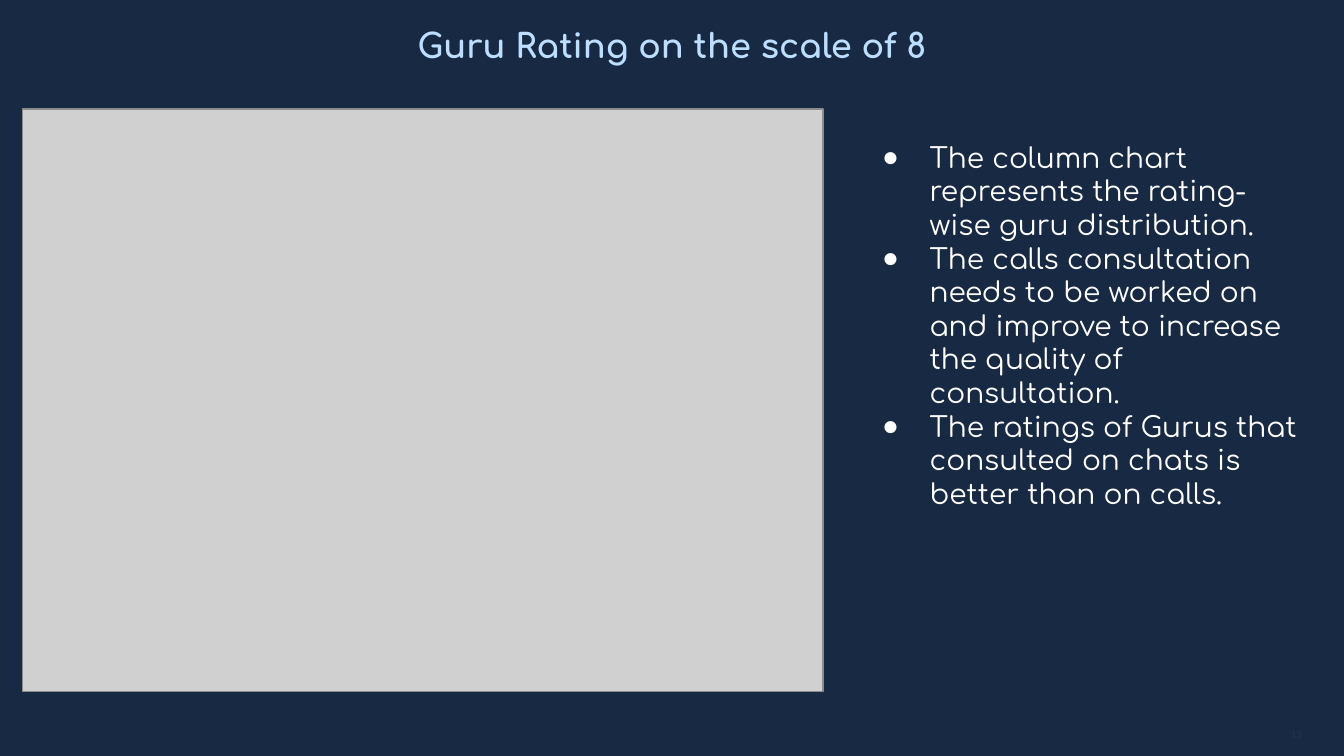
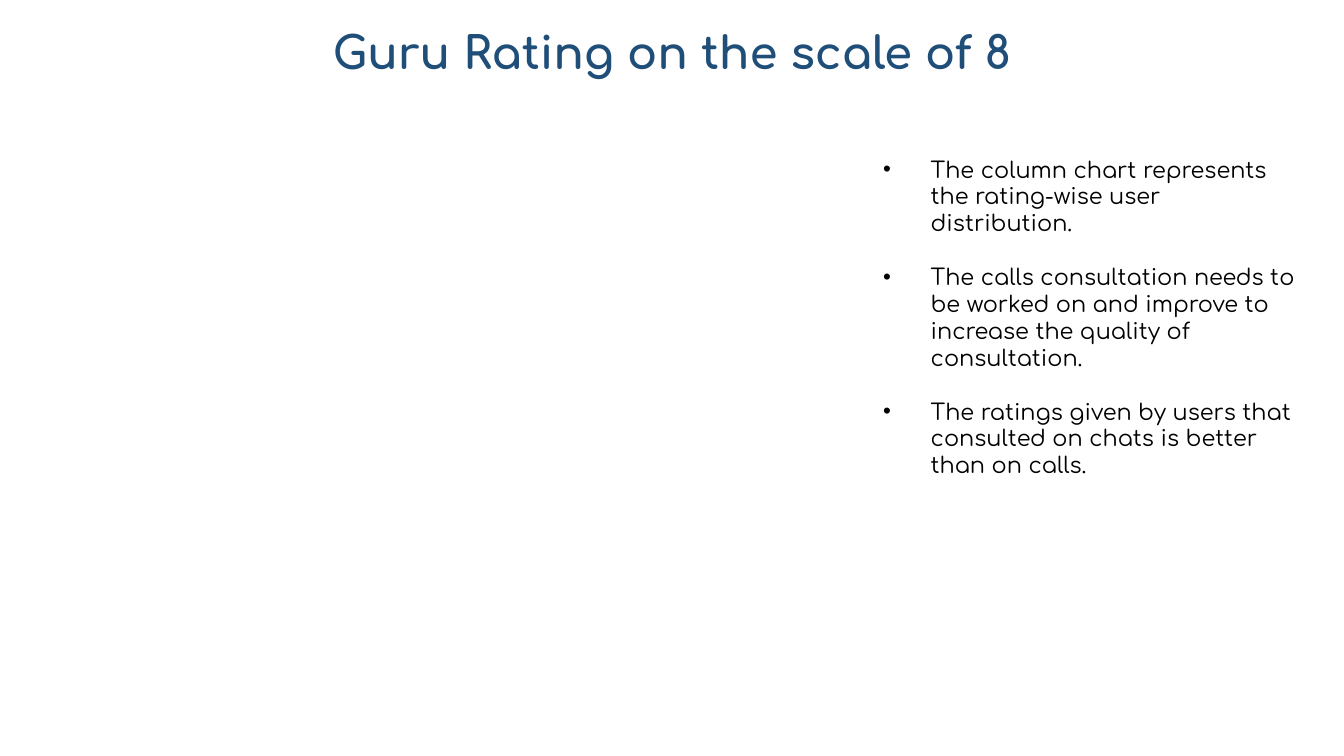
Before and after one commit to vikas9074122983/AstroSage_analysis_excel_dashboard_project, a slide deck: slide 13 of Atrosage_analysis_Vikas.pptx. Drawn at 1344x756 pixels with LibreOffice and Linux fonts; fonts in the diff are those of the drawing; grey boxes stand for pictures. Boxes give left, top, right and bottom in pixels: in the first picture for what was removed or moved away, otherwise in the second. Text is boxed around its words. In the diff, an @@ line names an element or a change of style, - is before the commit and + after.

```diff
--- a/Atrosage_analysis_Vikas.pptx
+++ b/Atrosage_analysis_Vikas.pptx
@@ background #182A43 to #FFFFFF @@
@@ text "Guru Rating on the scale ..." at box(333, 33, 1011, 79): size 18 to 24 pt, text colour #BEDEFF to #1F4E79 @@
@@ picture removed at box(23, 109, 824, 692) @@
@@ text "The column chart represents the ...": place and size @@
-text "The column chart represents the ..." at box(930, 146, 1296, 505)
+text "The column chart represents the ..." at box(931, 160, 1294, 474)
@@ text at box(931, 160, 1266, 232): text changed; size 15 to 12 pt; text colour #FFFFFF to #000000 @@
-● The column chart represents the rating-wise guru distribution.
+• The column chart represents the rating-wise user distribution.
@@ text at box(931, 267, 1294, 367): size 15 to 12 pt, text colour #FFFFFF to #000000 in "The calls consultation needs to be worked ..."; bullet ● to • @@
@@ text at box(931, 402, 1290, 474): text changed; size 15 to 12 pt; text colour #FFFFFF to #000000 @@
-● The ratings of Gurus that consulted on chats is better than on calls.
+• The ratings given by users that consulted on chats is better than on calls.
```
Also in this commit, not shown: 18 other slides changed, 8 slides added, 4 slides removed, 2 other files.
